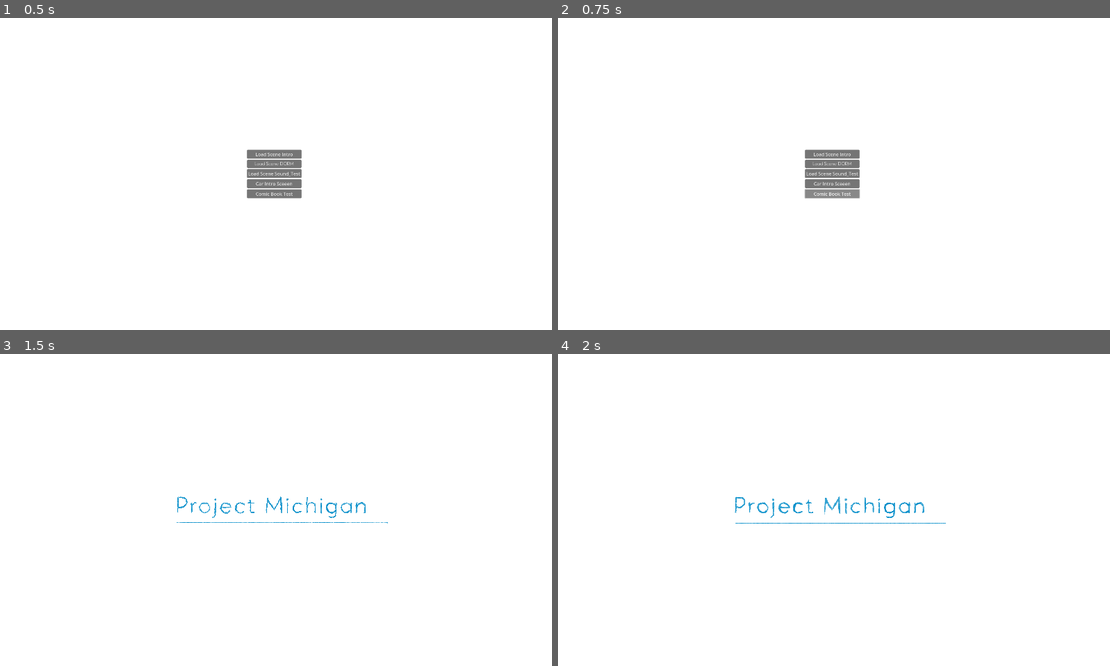
Above: before the commit, frames 1-4 (two rows, left to right).
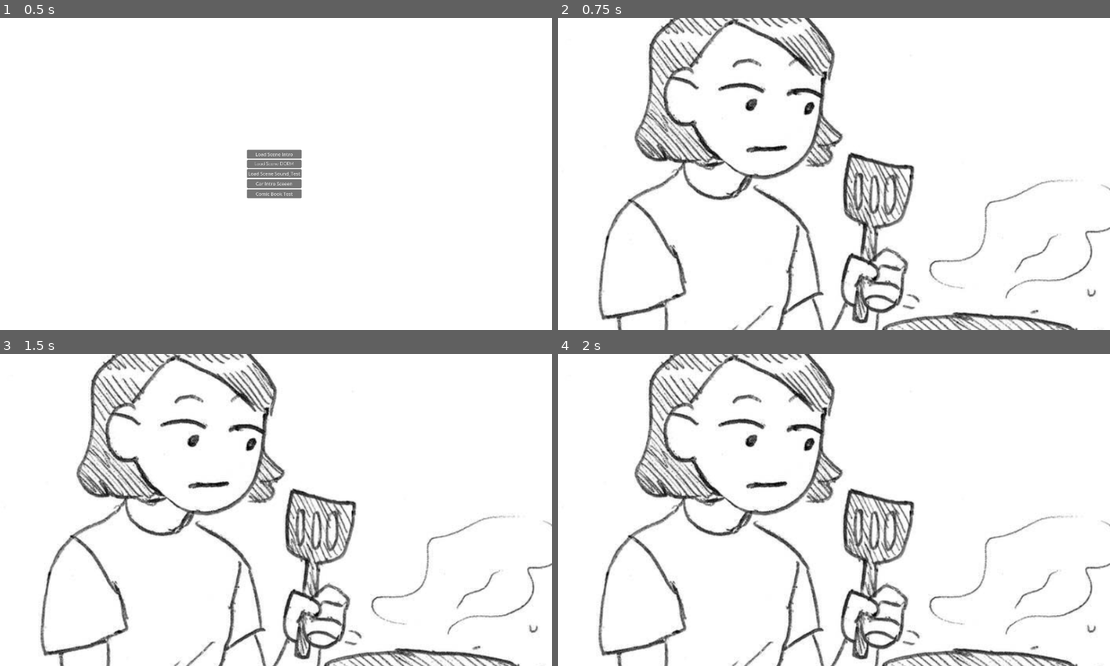
Above: after the commit, the same moments.

Repository: StudioBiwako/greenhill
Game: Godot game, scene res://levels/main_menu/game_opening.tscn
Two runs of this game, one before a commit and one after it. Both use one fixed random seed, a clock stepped at 60 frames per second and the inputs below.
Inputs (mouse positions are in pixels of both pictures, inside the frame that each line leads up to):
- Up to frame 1 (0.5 s): no input
- Up to frame 2 (0.75 s): click "Comic Book Test" at 0.5 s
- Up to frame 3 (1.5 s): click (276, 491) at 1.25 s, where only the run before the commit has a clickable "Load Scene Intro"
- Up to frame 4 (2 s): no input

Frame 1 is identical in both runs. In frame 2, 14% of the frame differs, in the area x 7-100%, y 0-100%; in frame 3, 13%; in frame 4, 13%.

Commit message:
alanna's comics component added

Diff:
--- /dev/null
+++ b/components/ComicBookPanel/ComicBookPanel.gd
@@ -0,0 +1,19 @@
+extends Node3D
+
+@export var comicTexture: Texture2D
+
+func setImageTexture(newTexture: Texture2D):
+	$Sprite3D.texture = newTexture
+
+
+func _ready():
+	print("ready")
+	$Sprite3D.texture = comicTexture
+	#setImageTexture(comicTexture)
+
+	return
+
+
+# Called every frame. 'delta' is the elapsed time since the previous frame.
+func _process(delta):
+	pass
--- /dev/null
+++ b/components/ComicBookPanel/ComicBookPanel.tscn
@@ -0,0 +1,8 @@
+[gd_scene load_steps=2 format=3 uid="uid://c6fv8ygr58viq"]
+
+[ext_resource type="Script" path="res://components/ComicBookPanel/ComicBookPanel.gd" id="1_l5kjx"]
+
+[node name="ComicBookPanel" type="Node3D"]
+script = ExtResource("1_l5kjx")
+
+[node name="Sprite3D" type="Sprite3D" parent="."]
--- a/levels/intro_splash_screen/game_opening_splash.tscn
+++ b/levels/intro_splash_screen/game_opening_splash.tscn
@@ -51,4 +51,4 @@
 scale = Vector2(0.891011, 0.844512)
 sprite_frames = SubResource("SpriteFrames_2tbrb")
 animation = &"playIntroAni"
-frame_progress = 0.0728971
+frame_progress = 0.59166
--- a/levels/main_menu/scripts/MainMenu.gd
+++ b/levels/main_menu/scripts/MainMenu.gd
@@ -33,4 +33,5 @@
 
 func _on_load_alanna_comicbook_test():
 	print("loading comicbook test screen")
+	get_tree().change_scene_to_file("res://levels/shader_test/shader_test.tscn")
 	pass
--- /dev/null
+++ b/levels/shader_test/shader_test.tscn
@@ -0,0 +1,13 @@
+[gd_scene load_steps=3 format=3 uid="uid://qjn2cr1yidlc"]
+
+[ext_resource type="PackedScene" uid="uid://c6fv8ygr58viq" path="res://components/ComicBookPanel/ComicBookPanel.tscn" id="1_ddhf5"]
+[ext_resource type="Texture2D" uid="uid://b1yb4yv4lfpfb" path="res://components/ComicBookPanel/alannaComicTest.png" id="2_swm38"]
+
+[node name="ShaderTest" type="Node3D"]
+
+[node name="Camera3D" type="Camera3D" parent="."]
+transform = Transform3D(1, 0, 0, 0, 1, 0, 0, 0, 1, 0, 0, 1.58598)
+
+[node name="ComicBookPanel" parent="." instance=ExtResource("1_ddhf5")]
+transform = Transform3D(0.5, 0, 0, 0, 0.5, 0, 0, 0, 0.5, 0.0117726, 0, 0.00674772)
+comicTexture = ExtResource("2_swm38")
Binary file added: components/ComicBookPanel/alannaComicTest.png
Not shown, added: components/ComicBookPanel/alannaComicTest.png.import
Not shown, changed: README.md
Not shown, added: components/.DS_Store
